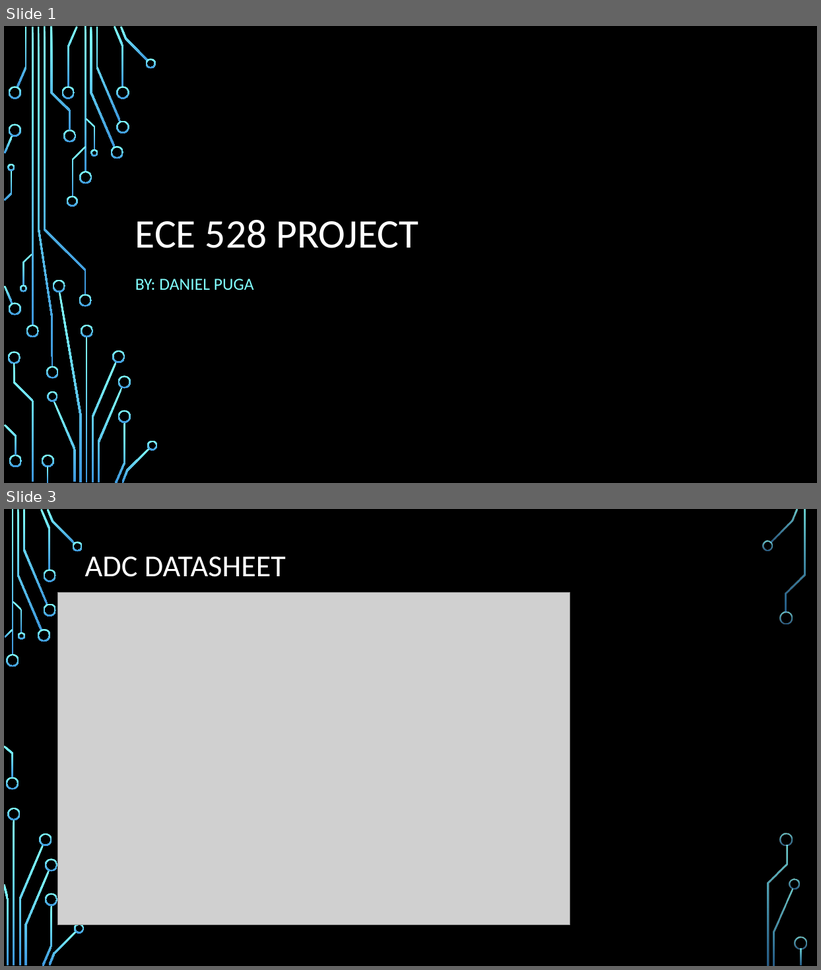
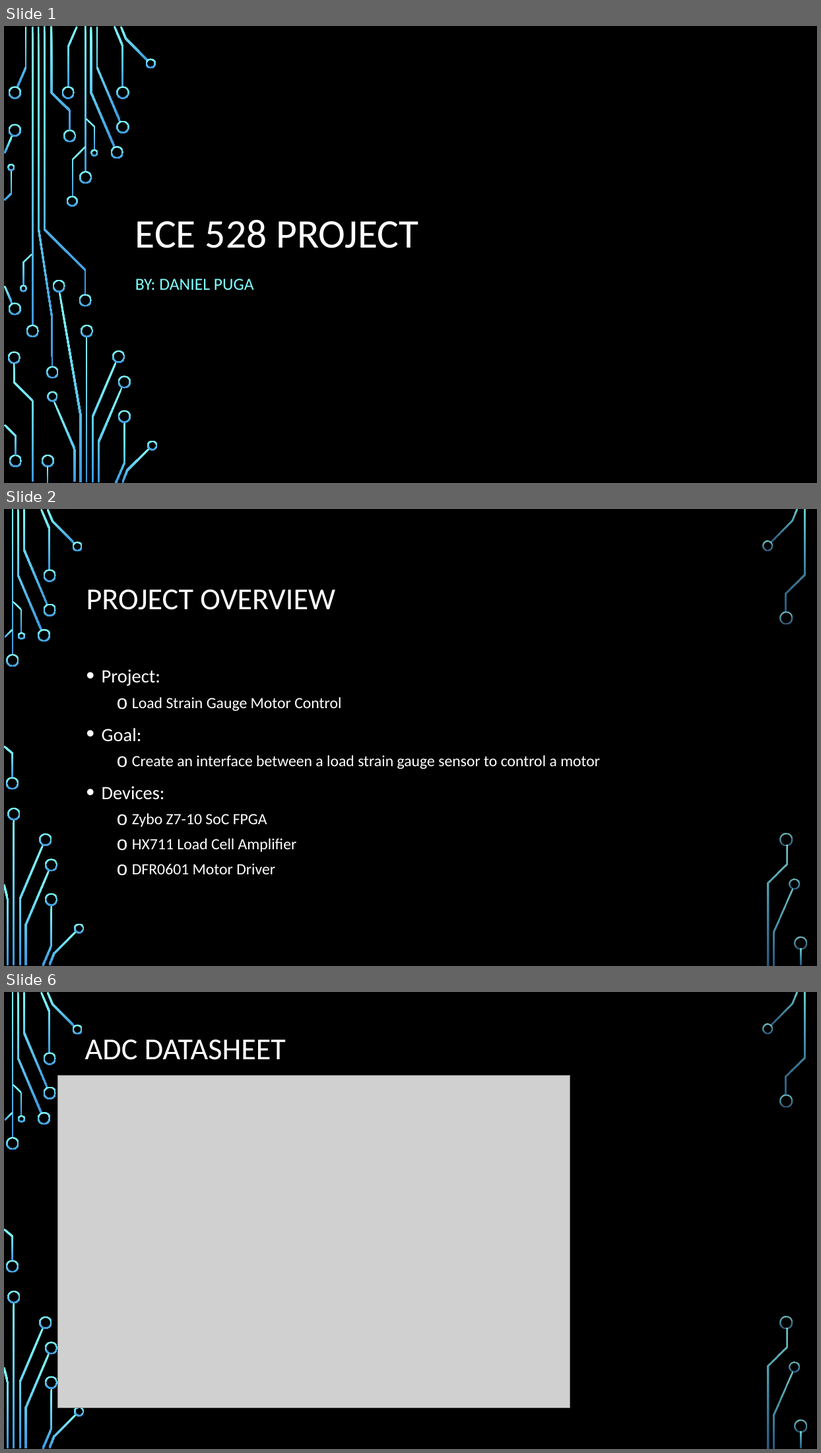
Before and after one commit to Dannnny2525/ECE528_Project, a slide deck: Project_Presentation.pptx. Shown one above the other, each under a label of ours: slides 1 and 3 before the commit, slides 1, 2 and 6 after it; the slides between them are not shown. The pictures are 821x970 and 821x1453 pixels, drawn with LibreOffice and Linux fonts; fonts in the diff are those of the drawing; grey boxes stand for pictures; background and template pictures are left out. Boxes give left, top, right and bottom in pixels: in the first picture for what was removed or moved away, otherwise in the second. Text is boxed around its words. In the diff, an @@ line names an element or a change of style, - is before the commit and + after.

```diff
--- a/Project_Presentation.pptx
+++ b/Project_Presentation.pptx
@@ slide 2 added at (4, 509, 817, 966), background picture (left out); not listed: 36 template elements that a slide beside it also shows @@
@@ title added at (86, 590, 335, 610), 36 pt, text #FFFFFF @@
+PROJECT OVERVIEW
@@ text added at (102, 669, 600, 875), 18.5 pt, text #FFFFFF @@
+• Project:
+  o Load Strain Gauge Motor Control
+• Goal:
+  o Create an interface between a load strain gauge sensor to control a motor
+• Devices:
+  o Zybo Z7-10 SoC FPGA
+  o HX711 Load Cell Amplifier
+  o DFR0601 Motor Driver
@@ what was slide 3 is now slide 6 @@
```
Also in this commit, not shown: 4 other slides added, 1 slide removed.
